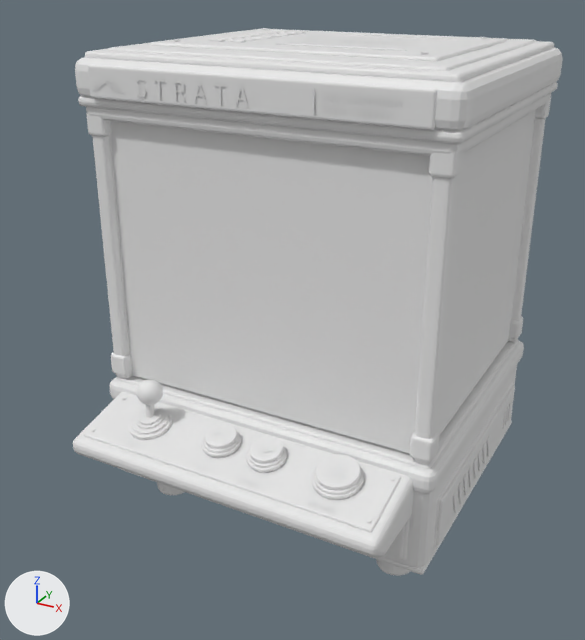
What one commit did to the FBX model Assets/RockBalancing/Arcade/StrataCabinet.fbx.
The view is the same before and after, from a camera (50 mm lens) standing at (1.52, -3.11, 1.65) and looking at (0.0, -0.33, 0.26). The lights are fixed; the arrows at lower left show +X, +Y and +Z. The picture after the commit comes second. Where no turn or scale is listed for an object, it has been applied to the vertices. Vertices at exactly the same position are counted once.

Names of what the first picture shows: 'Button Lift', 'Button Lower', 'Button Release', 'Cabinet', 'Glass Front', 'Glass Right', 'Joystick', 'Roof', 'Window posts'.
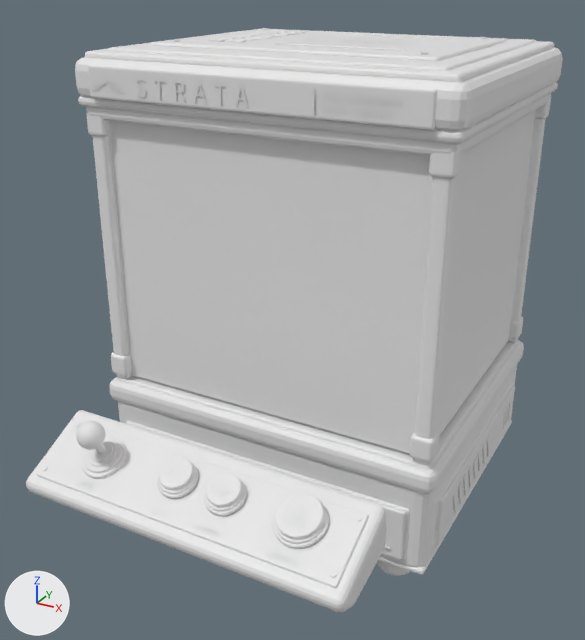
Where the newer file only moved an object's origin or applied its transform, the numbers keep the older frame.

Edits to the bpy script that builds the scene:
```text
Change me_button_lower:
    remove me_button_lower.from_pydata(...)  # 582 vertices, 488 faces; spans x -0.079..0.079, y -0.078..0.078, z -0.006..0.073
    add me_button_lower.from_pydata(...)  # 582 vertices, 488 faces; spans x -0.079..0.079, y -0.366..-0.22, z -0.019..0.086
    me_button_lower part 1: the whole mesh is turned 12.5 degrees about the x axis through its middle, then moved by (0.0, -0.296, 0.002)
Change me_button_release:
    remove me_button_release.from_pydata(...)  # 594 vertices, 492 faces; spans x -0.098..0.098, y -0.096..0.096, z -0.01..0.077
    add me_button_release.from_pydata(...)  # 594 vertices, 492 faces; spans x -0.098..0.098, y -0.383..-0.203, z -0.027..0.094
    me_button_release part 8: the whole mesh is turned 12.5 degrees about the x axis through its middle, then moved by (0.0, -0.296, 0.002)
Change me_joystick:
    used by ob_joystick; location = (-0.418, -0.814, -0.13); rotation_euler = (1.571, 0.0, 0.0), in degrees (90, 0, 0)
    remove me_joystick.from_pydata(...)  # 1158 vertices, 1054 faces; spans x -0.091..0.091, y -0.017..0.211, z -0.09..0.09
    add me_joystick.from_pydata(...)  # 390 vertices, 406 faces; spans x -0.055..0.055, y -0.008..0.157, z -0.055..0.055
    me_joystick part 2: the loose piece of 24 vertices spanning x -0.017..0.017, y 0.044..0.144, z -0.029..0.017 is turned 7.1 degrees about the x axis through its middle, then moved by (0.0, -0.054, 0.005)
    me_joystick part 3: the loose piece of 366 vertices spanning x -0.055..0.055, y 0.107..0.211, z -0.068..0.042 is turned 7.1 degrees about the x axis through its middle, then moved by (0.0, -0.054, 0.013)
    me_joystick part 4: the loose piece of 192 vertices spanning x -0.091..0.091, y -0.017..0.045, z -0.09..0.09 is deleted
    me_joystick part 5: the loose piece of 192 vertices spanning x -0.047..0.047, y 0.031..0.065, z -0.047..0.047 is deleted
    me_joystick part 6: the loose piece of 192 vertices spanning x -0.059..0.059, y 0.018..0.058, z -0.058..0.058 is deleted
    me_joystick part 7: the loose piece of 192 vertices spanning x -0.078..0.078, y 0.0..0.054, z -0.077..0.077 is deleted
    remove me_joystick.materials.append(mat_graphite)  # white #e7e7e7
    remove me_joystick.materials.append(mat_enamel)  # white #e7e7e7
Change me_cabinet:
    remove me_cabinet.from_pydata(...)  # 8710 vertices, 8186 faces; spans x -0.79..0.79, y -1.0..0.69, z -0.69..0.07
    add me_cabinet.from_pydata(...)  # 7496 vertices, 7025 faces; spans x -0.79..0.79, y -0.69..0.69, z -0.69..0.07
    me_cabinet part 9: 26 loose pieces with 1214 vertices, spanning x -0.7..0.7, y -1.0..-0.63, z -0.29..-0.09, are deleted
Change ob_joystick:
    add ob_joystick.parent = ob_console
Add ob_console:
    ob_console = bpy.data.objects.new('Console', me_console)  # 1214 vertices, 1161 faces; spans x -0.699..0.699, y -0.188..0.014, z -0.181..0.207; in mat_graphite (white #e7e7e7), mat_ivory (white #e7e7e7), mat_alloy (white #e7e7e7)
    ob_console.location = (0.0, -1.1, -0.13)
    ob_console.rotation_euler = (2.025, 0.0, 0.0)  # degrees (116, 0, 0)
Add ob_stick_socket:
    ob_stick_socket = bpy.data.objects.new('Stick socket', me_stick_socket)  # 768 vertices, 648 faces; spans x -0.091..0.091, y -0.088..0.082, z -0.035..0.073; in mat_alloy (white #e7e7e7), mat_graphite (white #e7e7e7), mat_enamel (white #e7e7e7)
    ob_stick_socket.location = (-0.418, -1.102, -0.131)
```

Pixel boxes [x1, y1, x2, y2] of what changed, in the pictures (585 x 640 px; the box of a moved part takes in the faces that stretch with it):
'Cabinet', reshaped (8% narrower)
    before: [73, 316, 524, 576]
    after: [110, 316, 524, 576]
'Console', added
    after: [26, 410, 386, 613]
    faces in mat_graphite (white #e7e7e7): [36, 420, 369, 588]
    faces in mat_ivory (white #e7e7e7): [26, 410, 386, 613]
'Button Release', moved, turned
    before: [312, 454, 364, 500]
    after: [273, 493, 329, 548]
'Button Lower', moved, turned
    before: [246, 437, 287, 472]
    after: [204, 473, 247, 516]
'Joystick', reshaped, moved (31% narrower, 44% shorter)
    before: [128, 380, 172, 440]
    after: [76, 421, 106, 454]
'Stick socket', added
    after: [81, 437, 127, 479]
    faces in mat_graphite (white #e7e7e7): [84, 438, 122, 473]
    faces in mat_alloy (white #e7e7e7): [81, 437, 127, 479]
    faces in mat_enamel (white #e7e7e7): [88, 440, 117, 467]
part 2 of me_joystick, moved or reshaped
    before: [146, 405, 154, 418]
    after: [96, 444, 106, 454]
part 3 of me_joystick, moved or reshaped
    before: [136, 380, 163, 405]
    after: [76, 421, 106, 450]
part 4 of me_joystick, deleted
    before: [128, 409, 172, 440]
part 5 of me_joystick, deleted
    before: [138, 409, 161, 425]
part 6 of me_joystick, deleted
    before: [136, 409, 164, 429]
part 7 of me_joystick, deleted
    before: [131, 407, 169, 435]
part 9 of me_cabinet, deleted
    before: [73, 392, 414, 557]
